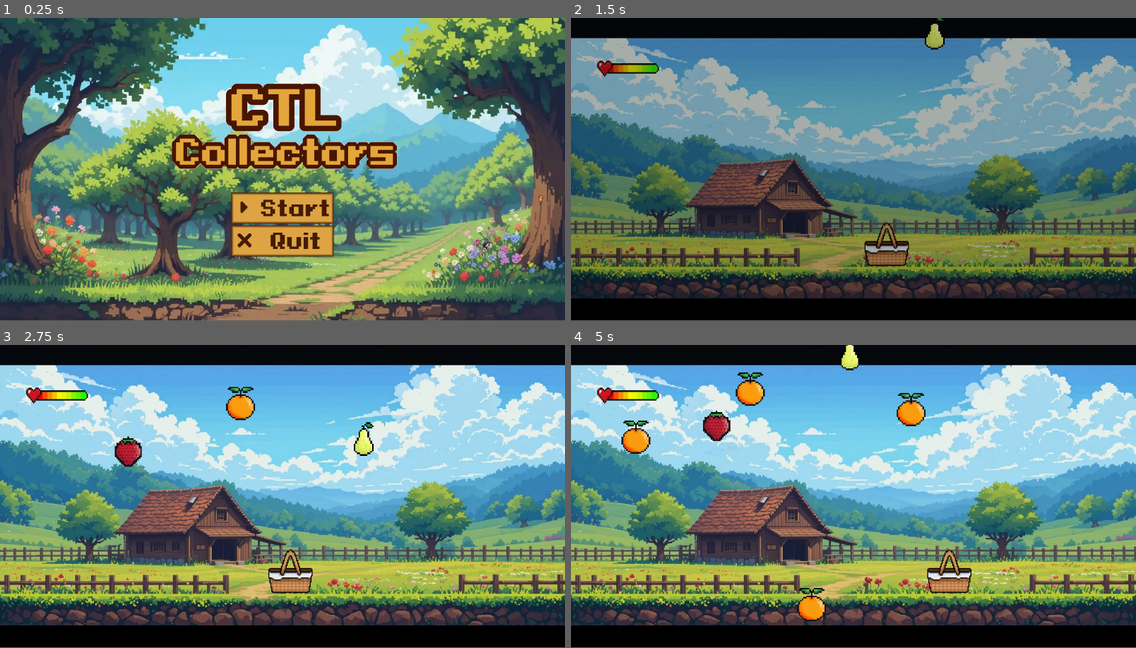
Above: before the commit, frames 1-4 (two rows, left to right).
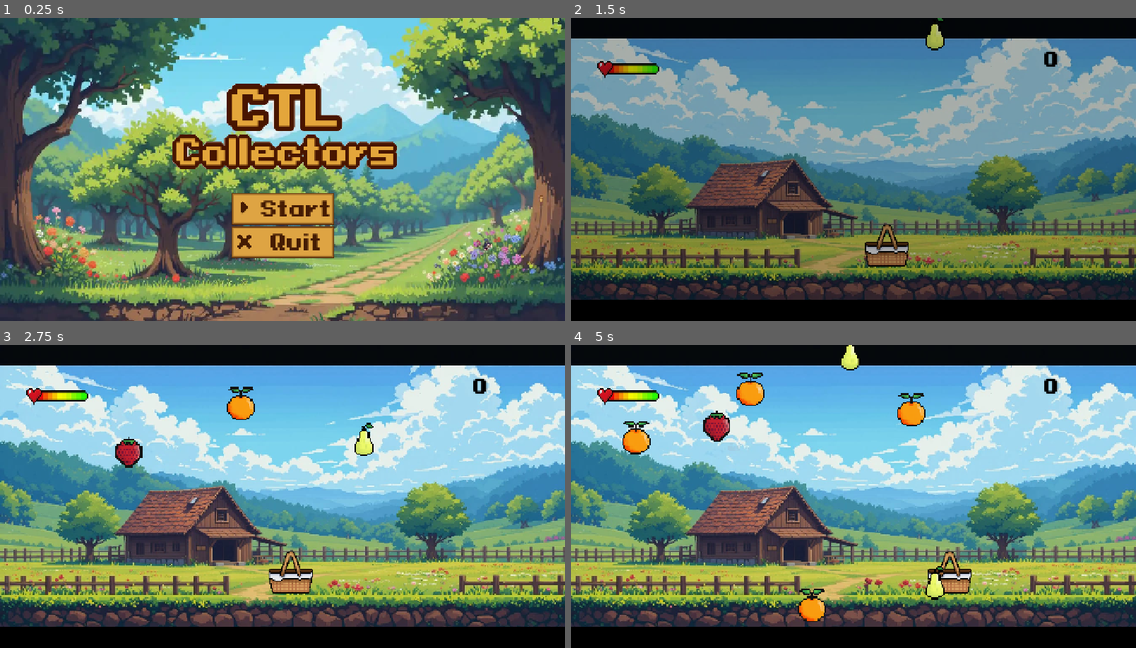
Above: after the commit, the same moments.

Repository: DevCadion/Projeto-Game-Collectors
Game: Godot game, scene res://scens/title_screen.tscn
Same seed, same stepped clock (60 frames per second), same inputs: the game is played once before the commit and once after it.
Inputs:
- Up to frame 1 (0.25 s): no input
- Up to frame 2 (1.5 s): click "Start" at 0.5 s; tap Enter at 1.25 s; hold D (right) from 1.28 s (still down)
- Up to frame 3 (2.75 s): release D (right) at 2.03 s; hold A (left) from 2.03 s (still down)
- Up to frame 4 (5 s): release A (left) at 2.78 s; hold D (right) 2.78-4.28 s; hold A (left) from 4.28 s (still down)
In our replay, the window is 800x428 before the commit and 800x429 after it. These sizes can differ from the game's own. Grey fills any space a smaller window leaves; there, only what the larger window draws over its background counts as a difference.

The runs differ from the first frame. In frame 1, 13% of the frame differs, in the area x 0-100%, y 0-100%; in frame 2, 9.4%; in frame 3, 14%; in frame 4, 14%, in the area x 0-100%, y 0-94%.

Commit message:
UPSONG

Diff:
--- a/project.godot
+++ b/project.godot
@@ -22,6 +22,7 @@
 
 window/size/viewport_width=1344
 window/size/viewport_height=720
+window/stretch/mode="canvas_items"
 
 [input]
 
--- a/scens/bomba.tscn
+++ b/scens/bomba.tscn
@@ -1,13 +1,14 @@
-[gd_scene load_steps=4 format=3 uid="uid://otixm5ggjuf2"]
+[gd_scene load_steps=5 format=3 uid="uid://otixm5ggjuf2"]
 
 [ext_resource type="Script" uid="uid://dx03b4yvboj3" path="res://scripts/bomba.gd" id="1_skgeq"]
 [ext_resource type="Texture2D" uid="uid://bpk5fydkwe6vx" path="res://sprites/frutas/pixil-frame-0 (9).png" id="2_gu521"]
+[ext_resource type="AudioStream" uid="uid://bl2rnkoyyykyk" path="res://sons/sonbomb.mp3" id="3_gu521"]
 
 [sub_resource type="CapsuleShape2D" id="CapsuleShape2D_0u1sk"]
 radius = 28.0
 height = 66.0
 
-[node name="grape" type="Area2D" groups=["frutas"]]
+[node name="bomb" type="Area2D" groups=["frutas"]]
 collision_layer = 2
 collision_mask = 17
 script = ExtResource("1_skgeq")
@@ -29,6 +30,10 @@
 [node name="TimerDelete" type="Timer" parent="."]
 wait_time = 100.0
 
+[node name="efeitosonoro" type="AudioStreamPlayer" parent="."]
+stream = ExtResource("3_gu521")
+volume_db = 24.0
+
 [connection signal="area_entered" from="." to="." method="_on_grape_area_entered"]
 [connection signal="screen_exited" from="VisibleOnScreenEnabler2D" to="." method="_on_visible_on_screen_enabler_2d_screen_exited"]
 [connection signal="timeout" from="TimerDelete" to="." method="_on_timer_delete_timeout"]
--- a/scens/game.tscn
+++ b/scens/game.tscn
@@ -1,11 +1,15 @@
-[gd_scene load_steps=19 format=3 uid="uid://o7p1mm6x1n1t"]
+[gd_scene load_steps=21 format=3 uid="uid://o7p1mm6x1n1t"]
 
 [ext_resource type="Texture2D" uid="uid://ct5ojkl3d0oaj" path="res://sprites/game.jpeg" id="1_7lg5d"]
 [ext_resource type="Script" uid="uid://b4wwdgeovmwtv" path="res://scripts/game.gd" id="1_ulfje"]
 [ext_resource type="PackedScene" uid="uid://devy2qvwgl5wa" path="res://scens/player.tscn" id="3_xahwf"]
 [ext_resource type="Texture2D" uid="uid://bx2nrig4otjjw" path="res://sprites/Vidas/vida.png" id="4_3an71"]
+[ext_resource type="FontFile" uid="uid://bvg42fsbvfptu" path="res://fonts/PixeloidSans-Bold.ttf" id="4_vfjwf"]
+[ext_resource type="AudioStream" uid="uid://beev8wwkxs2lu" path="res://sons/It Takes Two to Tango Vanoss Gaming Background Music HD.mp3" id="6_gpwcj"]
 
-[sub_resource type="Theme" id="Theme_xahwf"]
+[sub_resource type="Theme" id="Theme_gpwcj"]
+default_font = ExtResource("4_vfjwf")
+default_font_size = 44
 
 [sub_resource type="AtlasTexture" id="AtlasTexture_3an71"]
 atlas = ExtResource("4_3an71")
@@ -145,11 +149,20 @@
 [node name="score" type="RichTextLabel" parent="."]
 offset_left = 1125.0
 offset_top = 70.0
-offset_right = 1185.0
-offset_bottom = 110.0
-theme = SubResource("Theme_xahwf")
+offset_right = 1299.0
+offset_bottom = 131.0
+theme = SubResource("Theme_gpwcj")
+theme_override_colors/table_border = Color(0, 0, 0, 1)
+theme_override_colors/table_even_row_bg = Color(0, 0, 0, 1)
+theme_override_colors/table_odd_row_bg = Color(0, 0, 0, 1)
+theme_override_colors/default_color = Color(0, 0, 0, 1)
+theme_override_colors/font_selected_color = Color(0, 0, 0, 1)
+theme_override_colors/selection_color = Color(0, 0, 0, 1)
+theme_override_colors/font_outline_color = Color(0, 0, 0, 1)
+theme_override_colors/font_shadow_color = Color(0, 0, 0, 1)
+theme_override_font_sizes/bold_italics_font_size = 2
 text = "0"
-tab_size = 8
+tab_size = 11
 
 [node name="ColorRect" type="ColorRect" parent="."]
 offset_top = 668.0
@@ -163,3 +176,8 @@
 sprite_frames = SubResource("SpriteFrames_nufnj")
 animation = &"vida"
 speed_scale = 0.0
+
+[node name="Trilha" type="AudioStreamPlayer" parent="."]
+stream = ExtResource("6_gpwcj")
+volume_db = -19.299
+autoplay = true
--- a/scens/grape.tscn
+++ b/scens/grape.tscn
@@ -1,7 +1,8 @@
-[gd_scene load_steps=5 format=3 uid="uid://efyrbd2t4fhb"]
+[gd_scene load_steps=6 format=3 uid="uid://efyrbd2t4fhb"]
 
 [ext_resource type="Script" uid="uid://dvrivldv2g53n" path="res://scripts/morango.gd" id="1_8iu72"]
 [ext_resource type="Texture2D" uid="uid://delfb514kal2g" path="res://sprites/frutas/grape.png" id="2_8iu72"]
+[ext_resource type="AudioStream" uid="uid://b6g7cl780vhxt" path="res://sons/sonfruta.mp3" id="3_afhb2"]
 
 [sub_resource type="GDScript" id="GDScript_8iu72"]
 script/source = "extends Sprite2D
@@ -48,6 +49,9 @@
 [node name="TimerDelete" type="Timer" parent="."]
 wait_time = 100.0
 
+[node name="efeitosonoro" type="AudioStreamPlayer" parent="."]
+stream = ExtResource("3_afhb2")
+
 [connection signal="area_entered" from="." to="." method="_on_area_entered"]
 [connection signal="screen_exited" from="VisibleOnScreenEnabler2D" to="." method="_on_visible_on_screen_enabler_2d_screen_exited"]
 [connection signal="timeout" from="TimerDelete" to="." method="_on_timer_delete_timeout"]
--- a/scens/morango.tscn
+++ b/scens/morango.tscn
@@ -1,7 +1,8 @@
-[gd_scene load_steps=4 format=3 uid="uid://dc0y3ndnxxu3y"]
+[gd_scene load_steps=5 format=3 uid="uid://dc0y3ndnxxu3y"]
 
 [ext_resource type="Script" uid="uid://dvrivldv2g53n" path="res://scripts/morango.gd" id="1_28ske"]
 [ext_resource type="Texture2D" uid="uid://dilamt2sfppog" path="res://sprites/frutas/strawberry.png" id="1_cbxxw"]
+[ext_resource type="AudioStream" uid="uid://b6g7cl780vhxt" path="res://sons/sonfruta.mp3" id="3_kvetn"]
 
 [sub_resource type="CapsuleShape2D" id="CapsuleShape2D_0u1sk"]
 radius = 27.0
@@ -25,6 +26,9 @@
 [node name="TimerDelete" type="Timer" parent="."]
 wait_time = 100.0
 
+[node name="efeitosonoro" type="AudioStreamPlayer" parent="."]
+stream = ExtResource("3_kvetn")
+
 [connection signal="area_entered" from="." to="." method="_on_area_entered"]
 [connection signal="screen_exited" from="VisibleOnScreenEnabler2D" to="." method="_on_visible_on_screen_enabler_2d_screen_exited"]
 [connection signal="timeout" from="TimerDelete" to="." method="_on_timer_delete_timeout"]
--- a/scens/orange.tscn
+++ b/scens/orange.tscn
@@ -1,7 +1,8 @@
-[gd_scene load_steps=4 format=3 uid="uid://c3d17emqqneyy"]
+[gd_scene load_steps=5 format=3 uid="uid://c3d17emqqneyy"]
 
 [ext_resource type="Script" uid="uid://dynglxlptt6i4" path="res://scripts/orange.gd" id="1_5thdb"]
 [ext_resource type="Texture2D" uid="uid://dd2vmluhtqk8k" path="res://sprites/frutas/orange.png" id="2_5thdb"]
+[ext_resource type="AudioStream" uid="uid://b6g7cl780vhxt" path="res://sons/sonfruta.mp3" id="3_e4bwa"]
 
 [sub_resource type="CapsuleShape2D" id="CapsuleShape2D_0u1sk"]
 radius = 27.0
@@ -25,6 +26,9 @@
 [node name="TimerDelete" type="Timer" parent="."]
 wait_time = 100.0
 
+[node name="efeitosonoro" type="AudioStreamPlayer" parent="."]
+stream = ExtResource("3_e4bwa")
+
 [connection signal="area_entered" from="." to="." method="_on_orange_area_entered"]
 [connection signal="screen_exited" from="VisibleOnScreenEnabler2D" to="." method="_on_visible_on_screen_enabler_2d_screen_exited"]
 [connection signal="timeout" from="TimerDelete" to="." method="_on_timer_delete_timeout"]
--- a/scens/pear.tscn
+++ b/scens/pear.tscn
@@ -1,7 +1,8 @@
-[gd_scene load_steps=4 format=3 uid="uid://bdi7y6o3pj3f2"]
+[gd_scene load_steps=5 format=3 uid="uid://bdi7y6o3pj3f2"]
 
 [ext_resource type="Script" uid="uid://but4hkkhvmel3" path="res://scripts/pear.gd" id="1_id5o0"]
 [ext_resource type="Texture2D" uid="uid://devxbt82ynshl" path="res://sprites/frutas/pear.png" id="2_id5o0"]
+[ext_resource type="AudioStream" uid="uid://b6g7cl780vhxt" path="res://sons/sonfruta.mp3" id="3_rm3yg"]
 
 [sub_resource type="CapsuleShape2D" id="CapsuleShape2D_0u1sk"]
 radius = 27.0
@@ -25,6 +26,9 @@
 [node name="TimerDelete" type="Timer" parent="."]
 wait_time = 100.0
 
+[node name="efeitosonoro" type="AudioStreamPlayer" parent="."]
+stream = ExtResource("3_rm3yg")
+
 [connection signal="area_entered" from="." to="." method="_on_pear_area_entered"]
 [connection signal="screen_exited" from="VisibleOnScreenEnabler2D" to="." method="_on_visible_on_screen_enabler_2d_screen_exited"]
 [connection signal="timeout" from="TimerDelete" to="." method="_on_timer_delete_timeout"]
--- a/scens/pineapple.tscn
+++ b/scens/pineapple.tscn
@@ -1,7 +1,8 @@
-[gd_scene load_steps=4 format=3 uid="uid://dihqs6s5gkqk8"]
+[gd_scene load_steps=5 format=3 uid="uid://dihqs6s5gkqk8"]
 
 [ext_resource type="Script" uid="uid://bgrpswrl4veid" path="res://scripts/pineapple.gd" id="1_2wubi"]
 [ext_resource type="Texture2D" uid="uid://dd2vmluhtqk8k" path="res://sprites/frutas/orange.png" id="2_eloku"]
+[ext_resource type="AudioStream" uid="uid://b6g7cl780vhxt" path="res://sons/sonfruta.mp3" id="3_eloku"]
 
 [sub_resource type="CapsuleShape2D" id="CapsuleShape2D_0u1sk"]
 radius = 27.0
@@ -25,6 +26,9 @@
 [node name="TimerDelete" type="Timer" parent="."]
 wait_time = 100.0
 
+[node name="efeitosonoro" type="AudioStreamPlayer" parent="."]
+stream = ExtResource("3_eloku")
+
 [connection signal="area_entered" from="." to="." method="_on_pineapple_area_entered"]
 [connection signal="screen_exited" from="VisibleOnScreenEnabler2D" to="." method="_on_visible_on_screen_enabler_2d_screen_exited"]
 [connection signal="timeout" from="TimerDelete" to="." method="_on_timer_delete_timeout"]
--- a/scripts/bomba.gd
+++ b/scripts/bomba.gd
@@ -2,6 +2,7 @@
 
 @export var speed = 200
 @export var dano = 20  # dano causado ao tocar no player
+@onready var efeitosonoro = $efeitosonoro as AudioStreamPlayer
 
 func _physics_process(delta):
 	position.y += speed * delta
@@ -13,6 +14,7 @@
 func _on_grape_area_entered(area: Area2D) -> void:
 	if area.name == "player":
 		# Reduz score
+
 		get_parent().score -= 3
 
 		# Acessa o nó raiz e reduz a vida
@@ -20,4 +22,6 @@
 		if root.has_method("set_vida"):
 			root.set_vida(root.vida_atual - dano)
 
+		efeitosonoro.play()
+		await efeitosonoro.finished
 		queue_free()
--- a/scripts/game.gd
+++ b/scripts/game.gd
@@ -8,6 +8,8 @@
 @onready var orange = preload("res://scens/orange.tscn")
 @onready var pear = preload("res://scens/pear.tscn")
 @onready var pineapple = preload("res://scens/pineapple.tscn")
+
+
 
 @onready var fruits = [morango, bomba, orange, pear, pineapple]
 
--- a/scripts/morango.gd
+++ b/scripts/morango.gd
@@ -1,6 +1,6 @@
 extends Area2D
 
-
+@onready var efeito = $efeitosonoro as AudioStreamPlayer
 @export var speed = 200
 
 func _physics_process(delta):
@@ -13,5 +13,7 @@
 func _on_area_entered(area: Area2D) -> void:
 	if area.name == "player":
 		get_parent().score +=1
+		efeito.play()
+		await efeito.finished
 		queue_free()
 	pass # Replace with function body.
--- a/scripts/orange.gd
+++ b/scripts/orange.gd
@@ -1,5 +1,6 @@
 extends Area2D
 
+@onready var efeito = $efeitosonoro as AudioStreamPlayer
 @export var speed = 200
 
 func _physics_process(delta):
@@ -12,5 +13,7 @@
 func _on_orange_area_entered(area: Area2D) -> void:
 	if area.name == "player":
 		get_parent().score +=1
+		efeito.play()
+		await efeito.finished
 		queue_free()
 	pass # Replace with function body.
--- a/scripts/pear.gd
+++ b/scripts/pear.gd
@@ -1,6 +1,8 @@
 extends Area2D
 
 @export var speed = 200
+@onready var efeito = $efeitosonoro as AudioStreamPlayer
+
 
 func _physics_process(delta):
 	self.position.y += speed * delta
@@ -11,6 +13,8 @@
 
 func _on_pear_area_entered(area: Area2D) -> void:
 	if area.name == "player":
+		efeito.play()
+		await efeito.finished
 		get_parent().score +=1
 		queue_free()
 	pass # Replace with function body.
--- a/scripts/pineapple.gd
+++ b/scripts/pineapple.gd
@@ -1,6 +1,7 @@
 extends Area2D
 
 @export var speed = 200
+@onready var efeito = $efeitosonoro as AudioStreamPlayer
 
 func _physics_process(delta):
 	self.position.y += speed * delta
@@ -11,6 +12,7 @@
 func _on_pineapple_area_entered(area: Area2D) -> void:
 	if area.name == "player":
 		get_parent().score +=1
+		efeito.play()
 		queue_free()
 
 	pass # Replace with function body.
Not shown, added: sons/It Takes Two to Tango Vanoss Gaming Background Music HD.mp3.import
Not shown, added: sons/sonbomb.mp3.import
Not shown, added: sons/sonfruta.mp3.import
Not shown, added: sons/It Takes Two to Tango Vanoss Gaming Background Music HD.mp3
Not shown, added: sons/sonbomb.mp3
Not shown, added: sons/sonfruta.mp3
